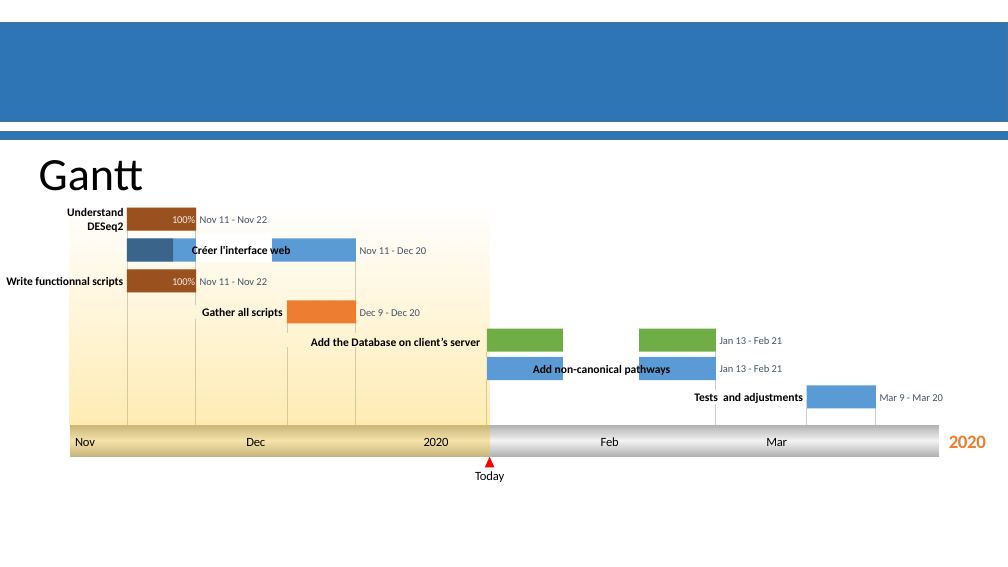
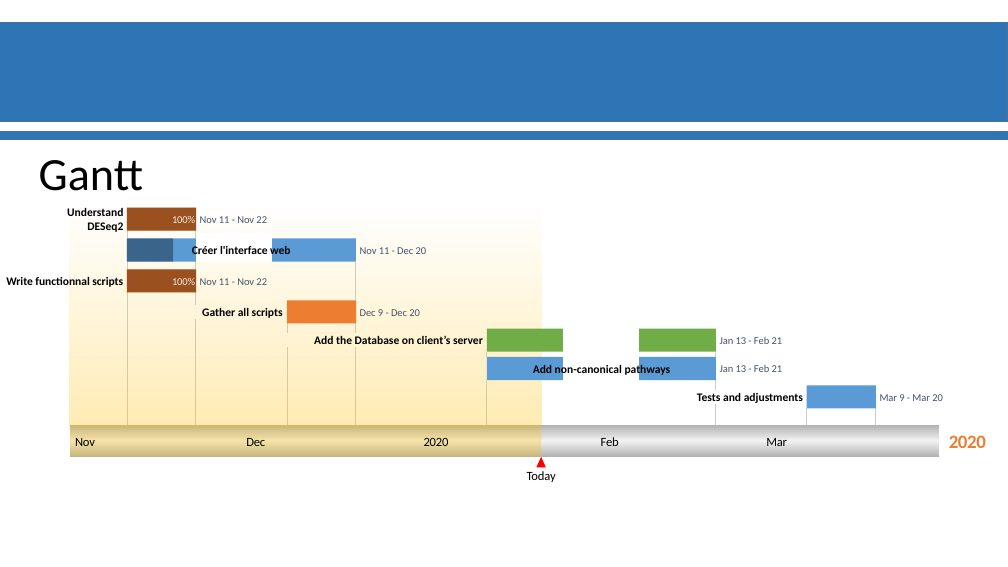
Before and after one commit to Ylefol/projet-INSERM_V5, a slide deck: slide 5 of Slides/Diapos_Suivit_projet.pptx. Drawn at 1008x567 pixels with LibreOffice and Linux fonts; fonts in the diff are those of the drawing; background and template pictures are left out. Boxes give left, top, right and bottom in pixels: in the first picture for what was removed or moved away, otherwise in the second. Text is boxed around its words. In the diff, an @@ line names an element or a change of style, - is before the commit and + after.

```diff
--- a/Slides/Diapos_Suivit_projet.pptx
+++ b/Slides/Diapos_Suivit_projet.pptx
@@ rectangle: place and size @@
-rectangle at [70,205,490,425]
+rectangle at [70,205,541,425]
@@ text "Add the Database on client’s ..." at [314,335,483,348]: alignment justified to right @@
@@ rectangle: place and size @@
-rectangle at [70,425,490,457]
+rectangle at [70,425,541,457]
@@ text "Today": place and size @@
-text "Today" at [475,471,504,482]
+text "Today" at [527,471,556,482]
@@ triangle: place and size @@
-triangle at [485,457,494,467]
+triangle at [537,457,546,467]
```
Also in this commit, not shown: 1 other slide changed, 2 slides added.
